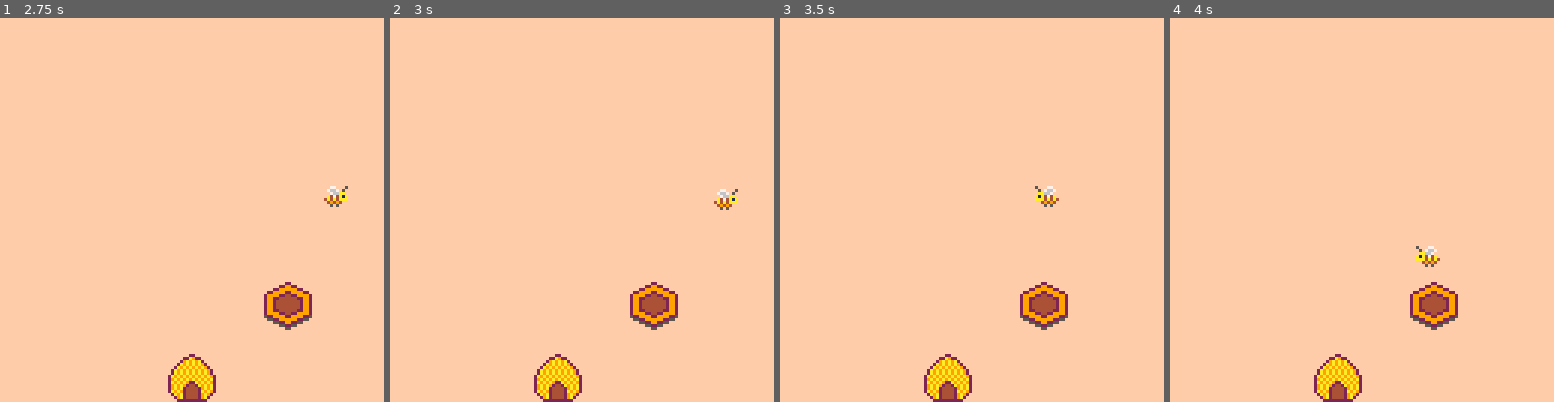
Above: before the commit, frames 1-4 (left to right).
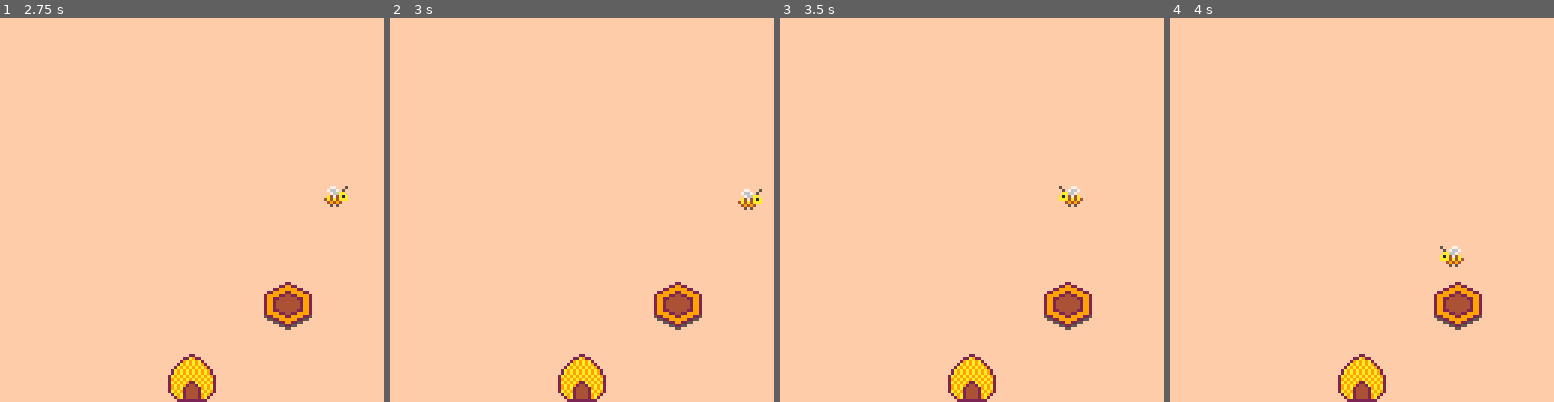
Above: after the commit, the same moments.

Repository: global-game-jam-2019-team/the_letter_bee
Game: PICO-8 cartridge the_letter_bee.p8
Same seed, same stepped clock (60 frames per second), same inputs: the game is played once before the commit and once after it.
Inputs:
- Up to frame 1 (2.75 s): tap X (X key) at 0.33, 1.07, 1.85 s; tap O (Z key) at 0.7, 1.7, 2.1, 2.5 s; hold Right 1.6-2.1 s; hold Up 2.15-2.42 s; hold Right from 2.47 s (still down)
- Up to frame 2 (3 s): keep holding Right; tap O (Z key) at 2.9 s; tap X (X key) at 2.97 s
- Up to frame 3 (3.5 s): release Right at 3.03 s; hold Left from 3.08 s (still down); tap O (Z key) at 3.3 s
- Up to frame 4 (4 s): release Left at 3.58 s; hold Down 3.63-3.97 s; tap O (Z key) at 3.7 s

Frame 1 is identical in both runs. In frame 2, 3.8% of the frame differs, in the area x 37-97%, y 44-100%; in frame 3, 3.8%; in frame 4, 3.8%.

Commit message:
Reactivity

Diff:
--- a/the_letter_bee.p8
+++ b/the_letter_bee.p8
@@ -7,13 +7,14 @@
 --------------------------------
 
 local cam_x = 0
-local cam_x_screen_limit = 16
+local cam_x_screen_limit = 48
 
 local t = 0      -- current time
 local p =              -- player
  { x = 64, y = 64, move_timer = 0,
    cycling = false, cycle_timer = 0,
    col = 8, mode = 1, point_right = true,
+   r = 4,
    carry_sprite=nil}
 local bee_gravity = 0
 local bee_speed = 1.75
@@ -129,8 +130,8 @@
   bee_pink   = {n= 18, w=1, h=1, cx=4, cy=4, r=4},
   food       = {n= 16, w=1, h=1, cx=4, cy=4, r=4},
   food_green = {n= 32, w=1, h=1, cx=4, cy=4, r=4},
-  food_pink  = {n= 33, w=1, h=1, cx=4, cy=4, r=4},
-  food_blue  = {n= 34, w=1, h=1, cx=4, cy=4, r=4},
+  food_blue  = {n= 33, w=1, h=1, cx=4, cy=4, r=4},
+  food_pink  = {n= 34, w=1, h=1, cx=4, cy=4, r=4},
 
   hive   =     {n=  3, w=2, h=2, cx=8, cy=8, r=8},
   cloud  =     {n=  5, w=2, h=1, cx=8, cy=8},
@@ -235,6 +236,7 @@
 end
 
 function apply_floors(entities)
+  if p.y < p.r then p.y = p.r end
   if p.y > floor_y then p.y = floor_y end
 end
 
@@ -306,6 +308,19 @@
   end
 end
 
+function apply_entity_updates(entities)
+  for i=#entities,1,-1 do
+    local e = entities[i]
+    local updates = e.updates
+    if updates ~= nil then
+      log("#updates", #updates)
+      for update in all(updates) do
+        update(e, entities)
+      end
+    end
+  end
+end
+
 function update_camera()
   cam_x_right_limit = p.x - cam_x_screen_limit
   cam_x_left_limit = p.x - (128 - cam_x_screen_limit)
@@ -420,18 +435,26 @@
   update_bee()
   control()
   apply_floors(overworld_entities)
+  apply_entity_updates(overworld_entities)
   check_overlap(overworld_entities)
 
   apply_overlap(overworld_entities)
+  apply_map_updates(overworld_updates)
 
   update_camera()
 
   log("stats","mem",stat(0),"cpu",stat(1))
+end
+
+function apply_map_updates(updates)
+  for u in all(updates) do
+    u()
+  end
 end
 
 function _draw_overworld()
   cls"12"
-  rectfill(cam_x,floor_y, 128+cam_x,128, 3)
+  rectfill(cam_x-64,floor_y, cam_x+128+64,128, 3)
   camera(cam_x,0)
   local screen = get_screen(cam_x)
 
@@ -466,6 +489,7 @@
 function go_to_overworld()
   _update = _update_overworld
   _draw = _draw_overworld
+  cam_x = 0
 end
 
 -- returns the map_id of an available map, probabilistically
@@ -480,6 +504,7 @@
   map_list_left = {2,3}
   map_list_right = {2,3}
   overworld_entities = {}
+  overworld_updates = {}
   init_map_data_all({home_map}, 0)
   init_map_data_all(map_list_left, -1)
   init_map_data_all(map_list_right, 1)
@@ -496,11 +521,20 @@
 
 function init_map_data_one(map_data, map_id, distance_from_home)
   local screen_offset_x, _ = get_screen_offset(distance_from_home)
+  if map_data.update ~= nil then
+    local closure_object = {}
+    add(overworld_updates, function()
+      map_data.update(
+        closure_object,
+        map_data,
+        distance_from_home,
+        screen_offset_x)
+    end)
+  end
+
   log("init_map_data_one", map_id, distance_from_home, screen_offset_x, _)
   for entity in all(map_data.default_entities) do
-    local new_entity = clone(entity)
-    new_entity.x = new_entity.x + screen_offset_x
-    add(overworld_entities, new_entity)
+    inject_entity(entity, screen_offset_x)
   end
 end
 
@@ -514,6 +548,7 @@
   control()
 
   apply_hive_walls(hive_entities)
+  apply_entity_updates(overworld_entities)
   check_overlap(hive_entities)
   apply_overlap(hive_entities)
 
@@ -524,7 +559,7 @@
 
 function _draw_hive()
   cls"15"
-  camera(cam_x,0)
+  camera(0,0)
   -- map(0,64-16, 0,0, 16,16)
 
   -- entities
@@ -542,14 +577,20 @@
 function go_to_hive()
   _update = _update_hive
   _draw = _draw_hive
-  cam_x = 0
 end
 
 -- go_to_overworld()
 go_to_hive()
 
+function eu_fall(entity, entities)
+  entity.y = entity.y + normal_gravity
+  if entity.y > floor_y then entity.y = floor_y end
+end
+
 -- prep entities
 function _init()
+
+  overworld_updates = {}
   overworld_entities = {
     {type="food", x=136,y=floor_y,reactions={er_carry}}
   }
@@ -564,7 +605,9 @@
       default_entities = {
         {type="hive", x=64, y=52,reactions={go_to_hive}},
       },
-      update = function(offset_x) log"2222 update 2222" end
+      update = function(o, map_data, distance_from_home, screen_offset_x)
+        log("update 1", distance_from_home, screen_offset_x)
+      end
     },
     [2] = {
       default_entities = {
@@ -572,14 +615,34 @@
         {type="food", x=54,y=86,reactions={er_carry}},
         {type="food", x=94,y=86,reactions={er_carry}},
       },
-      update = function() log"2222 update 2222" end
+      update = function(o, map_data, distance_from_home, screen_offset_x)
+        log("update 2", distance_from_home, screen_offset_x)
+      end
     },
     [3] = {
-
+      default_entities = {
+        {type="food", x=64,y=12,reactions={}},
+      },
+      extra_entities = {
+        {type="food_pink", x=10,y=64,updates={eu_fall},reactions={er_carry}},
+      },
+      update = function(o, map_data, distance_from_home, screen_offset_x)
+        local local_px = p.x - screen_offset_x
+        if local_px > 64 and not o.has_attacked then
+          o.has_attacked = true
+          inject_entity(map_data.extra_entities[1], screen_offset_x)
+        end
+      end
     }
   }
 
   init_overworld()
+end
+
+function inject_entity(entity, screen_offset_x)
+  local new_entity = clone(entity)
+  new_entity.x = new_entity.x + screen_offset_x
+  add(overworld_entities, new_entity)
 end
 
 
